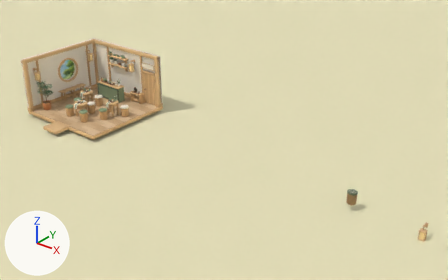
Renders of the Blender file tools/art/source/tea_house/tea_house.blend from each side of a commit.
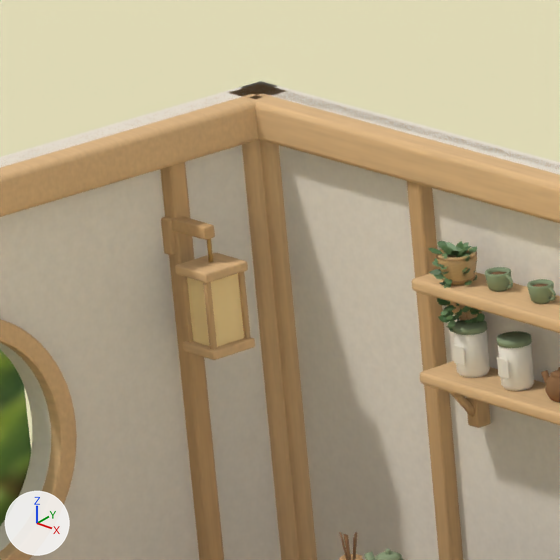
The first picture shows the older version from a 50 mm lens placed at (32.15, -25.8, 17.08), pointed at (11.48, 0.04, 1.06). The close-ups show the older and then the newer version on the part from 16% to 27% of the width and 11% to 28% of the height of that picture. Only the edits that show in the close-ups are written down. The lights are fixed; the arrows at lower left show +X, +Y and +Z.

The first close-up shows 'Pale upper timber beam', 'Pale upper timber beam.001', 'Presentation backdrop', 'Replaceable window scenery', 'Rounded timber post.001', 'Rounded timber post.002', 'Slim structural post.001', 'Slim structural post.002', 'Smooth honey circular window frame', 'Wall shelf board.001', 'Warm white plaster', 'Warm white plaster.001' and 45 more.
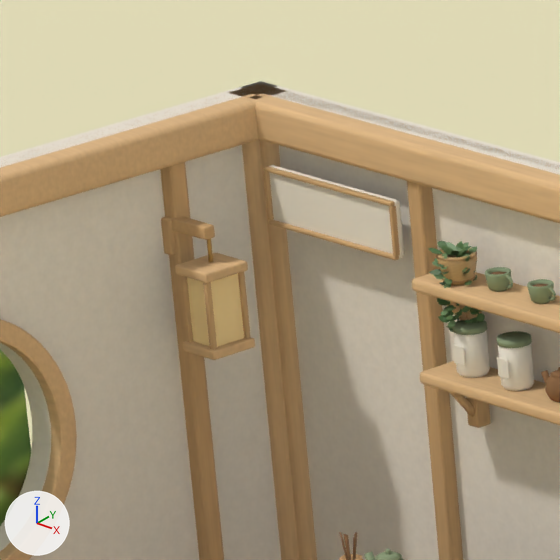
ob_name_sign is not drawn itself; it is the parent of ob_blank_warm_ivory_sign, ob_sign_honey_horizontal_trim, ob_sign_honey_horizontal_trim_001, ob_sign_honey_vertical_trim, ob_sign_honey_vertical_trim_001.

Location of each change, (x1, y1, x2, y2) in pixels of the close-ups (560 x 560 px):
'Blank warm ivory sign', moved (not visible before): after (269, 165, 404, 259)
'Sign honey horizontal trim.001', moved (not visible before): after (264, 166, 395, 207)
'Sign honey horizontal trim', moved (not visible before): after (269, 220, 399, 260)
'Sign honey vertical trim.001', moved (not visible before): after (389, 206, 400, 256)
'Sign honey vertical trim', moved (not visible before): after (264, 171, 274, 220)

Patch to the scene script:
```diff
--- a/tools/art/source/tea_house/tea_house.blend.py
+++ b/tools/art/source/tea_house/tea_house.blend.py
@@ ob_name_sign @@
 ob_name_sign = bpy.data.objects.new('name_sign', None)
-ob_name_sign.location = (2.48, 2.87, 2.92)
+ob_name_sign.location = (-2.393, 2.87, 3.2)
```
